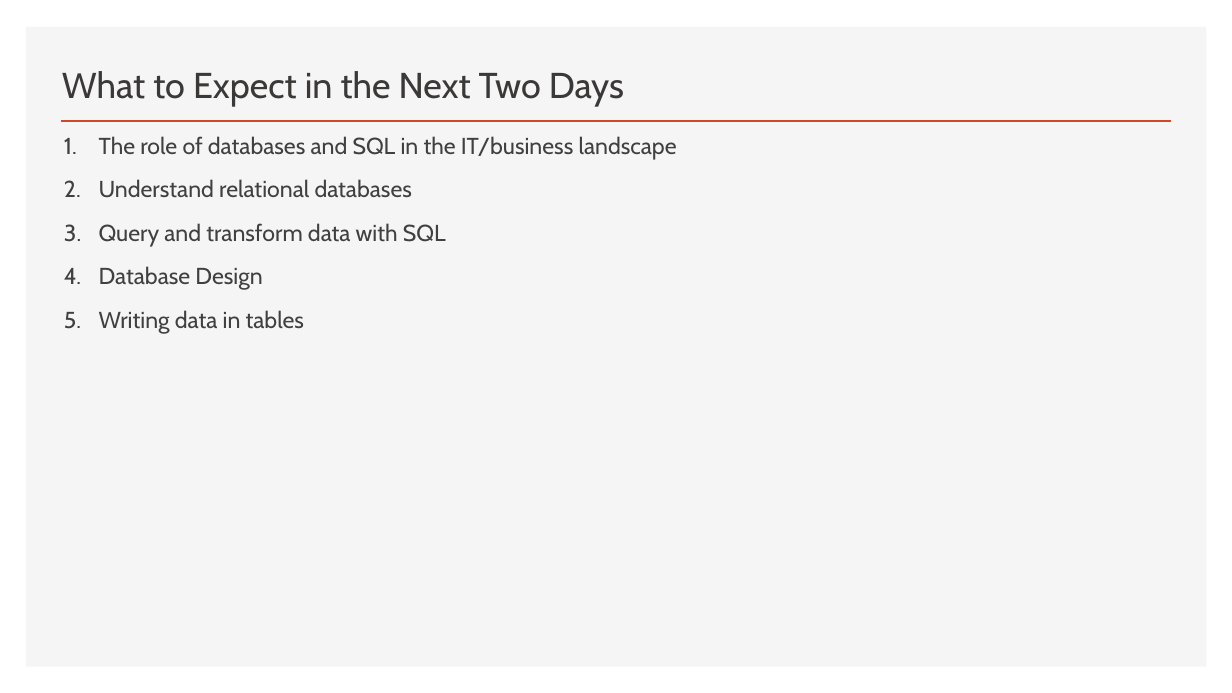
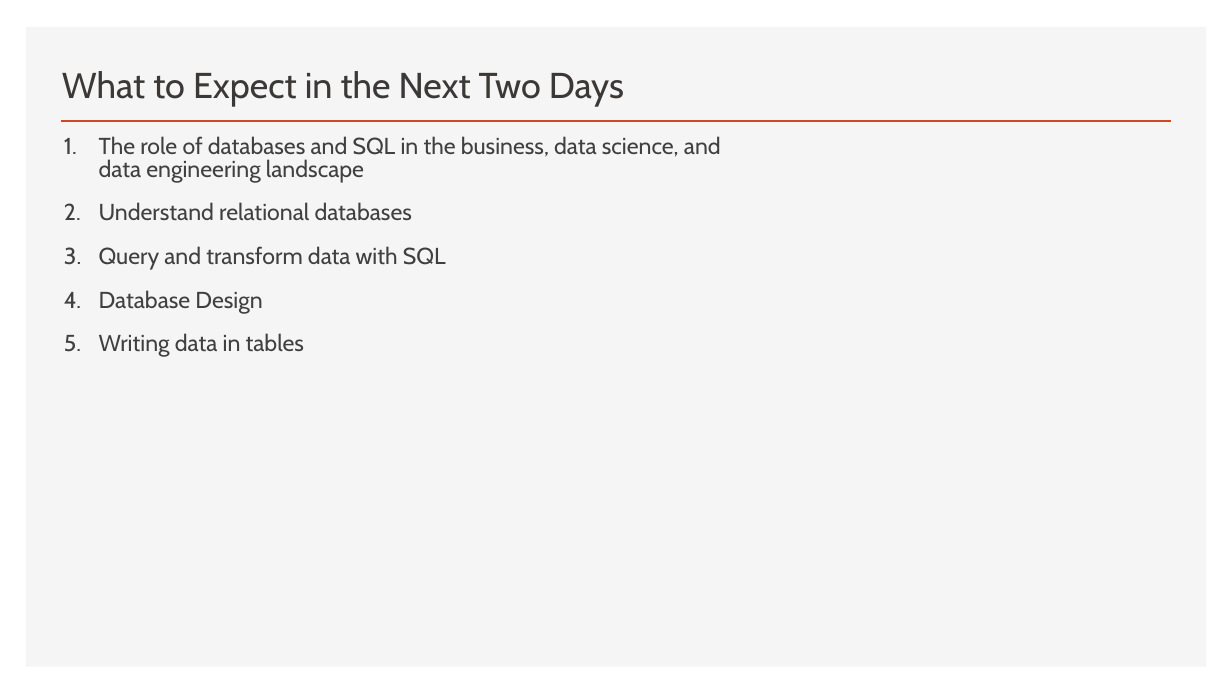
Before and after one commit to thomasnield/oreilly_sql_fundamentals_for_data, a slide deck: slide 2 of notes_and_slides/sql_fundamentals_slides.pptx. Drawn at 1232x693 pixels with LibreOffice and Linux fonts; fonts in the diff are those of the drawing. Boxes give left, top, right and bottom in pixels: in the first picture for what was removed or moved away, otherwise in the second. Text is boxed around its words. In the diff, an @@ line names an element or a change of style, - is before the commit and + after.

```diff
--- a/notes_and_slides/sql_fundamentals_slides.pptx
+++ b/notes_and_slides/sql_fundamentals_slides.pptx
@@ text at bbox=[99, 136, 721, 183]: text changed @@
-1. The role of databases and SQL in the IT/business landscape
+1. The role of databases and SQL in the business, data science, and data engineering landscape
```
Also in this commit, not shown: 9 other slides changed, 1 slide added, 1 other file.
